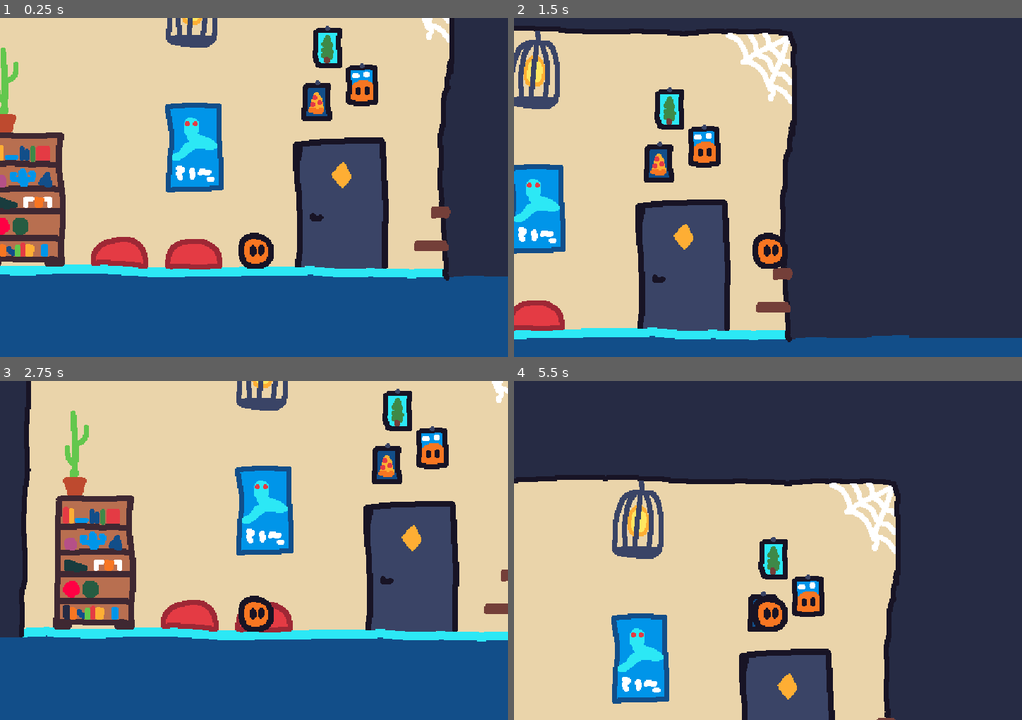
Above: before the commit, frames 1-4 (two rows, left to right).
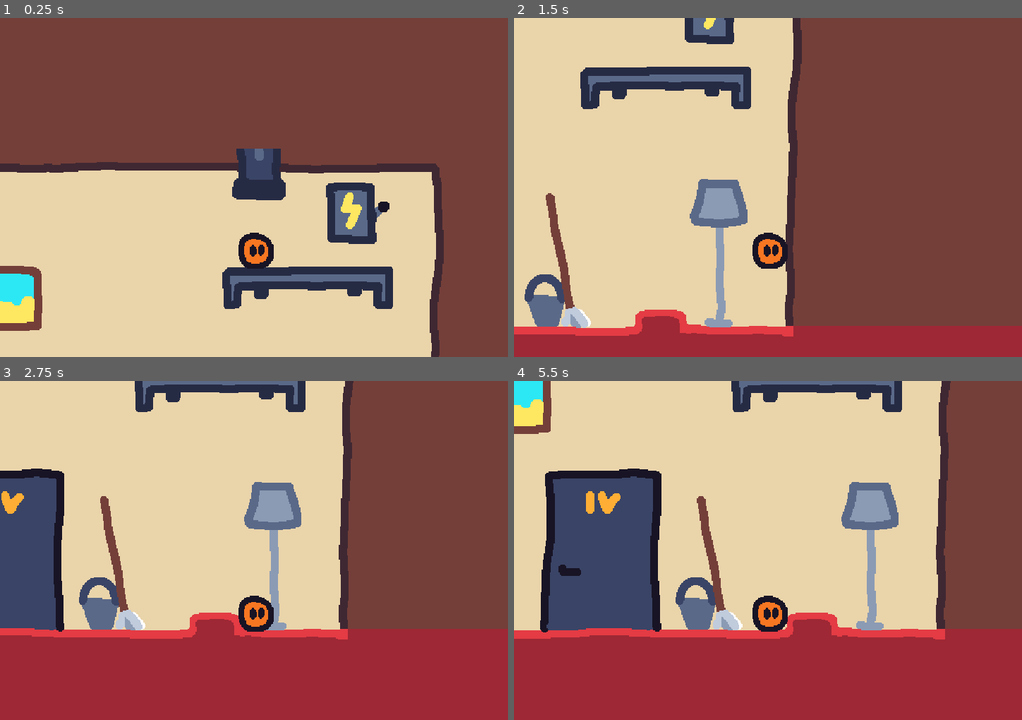
Above: after the commit, the same moments.

Repository: Jinrty/beest
Game: Godot game, scene res://main.tscn
Two runs of this game, one before a commit and one after it. Both use one fixed random seed, a clock stepped at 60 frames per second and the inputs below. The engine's default icon, where the game draws it, is replaced by a stand-in: a white triangle on a blue panel in a dark square.
Inputs (mouse positions are in pixels of both pictures, inside the frame that each line leads up to):
- Up to frame 1 (0.25 s): no input
- Up to frame 2 (1.5 s): tap Enter at 0.5 s; move the mouse to (879, 170) at 0.52 s; hold D (move_right) from 0.53 s (still down); tap E (interact) at 0.6 s; click (879, 170) at 0.67 s; tap Space (jump) at 0.77 s; move the mouse to (666, 204) at 1.27 s; tap Alt at 1.35 s
- Up to frame 3 (2.75 s): tap Space (jump) at 1.52 s; move the mouse to (304, 475) at 2.02 s; release D (move_right) at 2.03 s; hold Left (move_left) from 2.03 s (still down); tap Shift at 2.1 s
- Up to frame 4 (5.5 s): move the mouse to (742, 618) at 2.77 s; release Left (move_left) at 2.78 s; hold D (move_right) 2.78-4.28 s; tap E (interact) at 2.85, 5.1 s; click (742, 618) at 2.92 s; tap Space (jump) at 3.02, 3.77, 4.52 s; move the mouse to (920, 601) at 3.52 s; tap Alt at 3.6 s; move the mouse to (615, 499) at 4.27 s; hold Left (move_left) 4.28-5.03 s; tap Shift at 4.35 s; move the mouse to (793, 550) at 5.02 s; hold D (move_right) from 5.03 s (still down); click (793, 550) at 5.17 s

The runs differ from the first frame. In frame 1, 87% of the frame differs, in the area x 0-100%, y 0-100%; in frame 2, 73%; in frame 3, 70%; in frame 4, 81%.

Commit message:
first part of corridor
- made sprites and room for corridor
- connected doors with player room
- got feedback from friends
- I desire hackaton

Diff:
--- a/cushion.tscn
+++ b/cushion.tscn
@@ -1,7 +1,7 @@
 [gd_scene load_steps=4 format=3 uid="uid://dmdofi7dxaihn"]
 
 [ext_resource type="Script" path="res://cushion.gd" id="1_aqdmm"]
-[ext_resource type="Texture2D" uid="uid://dlwk138s1m2rl" path="res://sprites/cushion.png" id="1_mm5qi"]
+[ext_resource type="Texture2D" uid="uid://dlwk138s1m2rl" path="res://sprites/player room/cushion.png" id="1_mm5qi"]
 
 [sub_resource type="CapsuleShape2D" id="CapsuleShape2D_dru4l"]
 radius = 5.99998
--- a/main.tscn
+++ b/main.tscn
@@ -1,37 +1,44 @@
-[gd_scene load_steps=26 format=3 uid="uid://4tt01l71fff2"]
+[gd_scene load_steps=44 format=3 uid="uid://4tt01l71fff2"]
 
 [ext_resource type="PackedScene" uid="uid://dpmnucvcojqt1" path="res://player.tscn" id="1_duym8"]
 [ext_resource type="PackedScene" uid="uid://ddumcdtfamlhq" path="res://door.tscn" id="3_0pimg"]
-[ext_resource type="Texture2D" uid="uid://doldxrpmy7b6b" path="res://sprites/background.png" id="4_6m1m1"]
+[ext_resource type="Texture2D" uid="uid://doldxrpmy7b6b" path="res://sprites/player room/background.png" id="4_6m1m1"]
 [ext_resource type="PackedScene" uid="uid://dmdofi7dxaihn" path="res://cushion.tscn" id="4_iivt3"]
-[ext_resource type="Texture2D" uid="uid://djsuje4wtq45m" path="res://sprites/cushion2.png" id="6_7f6dn"]
-[ext_resource type="Texture2D" uid="uid://dc1lv011jvcqe" path="res://sprites/cobweb.png" id="6_jjv4q"]
-[ext_resource type="Texture2D" uid="uid://bp1v2kmi5acui" path="res://sprites/shelf.png" id="8_e6ipg"]
-[ext_resource type="Texture2D" uid="uid://0cuhvfy4lpev" path="res://sprites/cactus.png" id="8_owp5f"]
-[ext_resource type="Texture2D" uid="uid://cfg4oa1jtnmed" path="res://sprites/snake-poster.png" id="9_f0oty"]
-[ext_resource type="Texture2D" uid="uid://1nex33t23a5r" path="res://sprites/posters.png" id="10_fonkk"]
-[ext_resource type="Texture2D" uid="uid://d1oq0kxgadncg" path="res://sprites/not-sure.png" id="11_m3bmn"]
-[ext_resource type="Texture2D" uid="uid://dluqb2am15ejn" path="res://sprites/lamp.png" id="12_kyhnx"]
-[ext_resource type="Texture2D" uid="uid://b3oilsvl1us7v" path="res://sprites/door.png" id="13_efbsc"]
-[ext_resource type="Texture2D" uid="uid://rs3sayxhrx5i" path="res://icon.svg" id="14_10pbg"]
+[ext_resource type="Texture2D" uid="uid://djsuje4wtq45m" path="res://sprites/player room/cushion2.png" id="6_7f6dn"]
+[ext_resource type="Texture2D" uid="uid://dc1lv011jvcqe" path="res://sprites/player room/cobweb.png" id="6_jjv4q"]
+[ext_resource type="Texture2D" uid="uid://bp1v2kmi5acui" path="res://sprites/player room/shelf.png" id="8_e6ipg"]
+[ext_resource type="Texture2D" uid="uid://0cuhvfy4lpev" path="res://sprites/player room/cactus.png" id="8_owp5f"]
+[ext_resource type="Texture2D" uid="uid://cfg4oa1jtnmed" path="res://sprites/player room/snake-poster.png" id="9_f0oty"]
+[ext_resource type="Texture2D" uid="uid://1nex33t23a5r" path="res://sprites/player room/posters.png" id="10_fonkk"]
+[ext_resource type="Texture2D" uid="uid://d1oq0kxgadncg" path="res://sprites/player room/not-sure.png" id="11_m3bmn"]
+[ext_resource type="Texture2D" uid="uid://dluqb2am15ejn" path="res://sprites/player room/lamp.png" id="12_kyhnx"]
+[ext_resource type="Texture2D" uid="uid://b3oilsvl1us7v" path="res://sprites/player room/door.png" id="13_efbsc"]
+[ext_resource type="Texture2D" uid="uid://cka4bqyjw4gwk" path="res://sprites/corridor/background.png" id="15_52vq5"]
 [ext_resource type="PackedScene" uid="uid://c8pogrne27kl2" path="res://solid_decoration.tscn" id="15_wj710"]
-
-[sub_resource type="RectangleShape2D" id="RectangleShape2D_wj1xv"]
+[ext_resource type="Texture2D" uid="uid://dyc0533ntolc8" path="res://sprites/corridor/pictures.png" id="17_qujqe"]
+[ext_resource type="Texture2D" uid="uid://cjv322i2d32cm" path="res://sprites/corridor/box.png" id="18_oovdx"]
+[ext_resource type="Texture2D" uid="uid://dvbhkeli6u6cg" path="res://sprites/corridor/electrical_box.png" id="19_aduyn"]
+[ext_resource type="Texture2D" uid="uid://cmirs32gucl0f" path="res://sprites/corridor/mop.png" id="19_t0sya"]
+[ext_resource type="Texture2D" uid="uid://b35pdji4g7ijl" path="res://sprites/corridor/bucket.png" id="20_fk75h"]
+[ext_resource type="Texture2D" uid="uid://b1gomlpjqbqpo" path="res://sprites/corridor/metal_shelf.png" id="20_t6wsm"]
+[ext_resource type="Texture2D" uid="uid://upgdjuffhq17" path="res://sprites/corridor/stand_lamp.png" id="23_qbl3y"]
+[ext_resource type="Texture2D" uid="uid://m0g45imgbltd" path="res://sprites/corridor/pipe.png" id="24_sg2br"]
+[ext_resource type="Texture2D" uid="uid://dd051de7xipnu" path="res://sprites/corridor/door.png" id="25_jl1h0"]
+
+[sub_resource type="RectangleShape2D" id="RectangleShape2D_3kfsn"]
 size = Vector2(79, 135)
 
-[sub_resource type="RectangleShape2D" id="RectangleShape2D_hppug"]
+[sub_resource type="RectangleShape2D" id="RectangleShape2D_fj3bj"]
 size = Vector2(35, 11)
 
-[sub_resource type="RectangleShape2D" id="RectangleShape2D_41dj0"]
+[sub_resource type="RectangleShape2D" id="RectangleShape2D_peh8c"]
 size = Vector2(20, 11.5)
 
-[sub_resource type="RectangleShape2D" id="RectangleShape2D_1wed3"]
+[sub_resource type="RectangleShape2D" id="RectangleShape2D_yx0k4"]
 size = Vector2(44, 67)
 
-[sub_resource type="RectangleShape2D" id="RectangleShape2D_2r3ht"]
+[sub_resource type="RectangleShape2D" id="RectangleShape2D_mbfla"]
 size = Vector2(169.221, 234.305)
-
-[sub_resource type="RectangleShape2D" id="RectangleShape2D_h6frh"]
 
 [sub_resource type="RectangleShape2D" id="RectangleShape2D_ropw1"]
 size = Vector2(499, 20)
@@ -44,6 +51,36 @@
 
 [sub_resource type="RectangleShape2D" id="RectangleShape2D_eg3hh"]
 size = Vector2(14.5, 337)
+
+[sub_resource type="RectangleShape2D" id="RectangleShape2D_o1ks4"]
+size = Vector2(61.1875, 74)
+
+[sub_resource type="RectangleShape2D" id="RectangleShape2D_n8rh6"]
+size = Vector2(171, 40)
+
+[sub_resource type="RectangleShape2D" id="RectangleShape2D_a0ccd"]
+size = Vector2(42, 39)
+
+[sub_resource type="RectangleShape2D" id="RectangleShape2D_uvv6s"]
+size = Vector2(43, 51)
+
+[sub_resource type="RectangleShape2D" id="RectangleShape2D_1irq2"]
+size = Vector2(219.118, 273.356)
+
+[sub_resource type="RectangleShape2D" id="RectangleShape2D_tlhgs"]
+size = Vector2(122.5, 20)
+
+[sub_resource type="RectangleShape2D" id="RectangleShape2D_dsbdn"]
+size = Vector2(23, 388)
+
+[sub_resource type="RectangleShape2D" id="RectangleShape2D_vdsld"]
+size = Vector2(710, 20)
+
+[sub_resource type="RectangleShape2D" id="RectangleShape2D_svtcq"]
+size = Vector2(48, 22)
+
+[sub_resource type="RectangleShape2D" id="RectangleShape2D_cejtn"]
+size = Vector2(593, 20)
 
 [node name="Main" type="Node2D"]
 
@@ -162,8 +199,8 @@
 texture = ExtResource("6_7f6dn")
 
 [node name="Door player inside" parent="Player_room/Funky" node_paths=PackedStringArray("where") instance=ExtResource("3_0pimg")]
-position = Vector2(266, 173)
-where = NodePath("../Door player corridor")
+position = Vector2(266, 174)
+where = NodePath("../../../Corridor_end/Funky/Door player coridor")
 sprite = ExtResource("13_efbsc")
 
 [node name="Sprite2D" parent="Player_room/Funky/Door player inside" index="0"]
@@ -171,19 +208,7 @@
 
 [node name="CollisionShape2D" parent="Player_room/Funky/Door player inside" index="1"]
 position = Vector2(2.17041, 19.5255)
-shape = SubResource("RectangleShape2D_2r3ht")
-
-[node name="Door player corridor" parent="Player_room/Funky" node_paths=PackedStringArray("where") instance=ExtResource("3_0pimg")]
-position = Vector2(326, -337)
-where = NodePath("../Door player inside")
-sprite = ExtResource("14_10pbg")
-
-[node name="Sprite2D" parent="Player_room/Funky/Door player corridor" index="0"]
-position = Vector2(-7.62939e-06, 3.8147e-06)
-texture = ExtResource("14_10pbg")
-
-[node name="CollisionShape2D" parent="Player_room/Funky/Door player corridor" index="1"]
-shape = SubResource("RectangleShape2D_h6frh")
+shape = SubResource("RectangleShape2D_mbfla")
 
 [node name="Walls" type="StaticBody2D" parent="Player_room"]
 
@@ -203,9 +228,147 @@
 position = Vector2(-130.25, 85.5)
 shape = SubResource("RectangleShape2D_eg3hh")
 
+[node name="Corridor_end" type="Node2D" parent="."]
+position = Vector2(-373, 2082)
+
+[node name="Node2D" type="Node2D" parent="Corridor_end"]
+
+[node name="ColorRect" type="ColorRect" parent="Corridor_end/Node2D"]
+offset_left = 1851.0
+offset_top = -1121.0
+offset_right = 2157.0
+offset_bottom = -709.0
+color = Color(0.454902, 0.247059, 0.223529, 1)
+
+[node name="ColorRect2" type="ColorRect" parent="Corridor_end/Node2D"]
+offset_left = 1128.0
+offset_top = -1238.0
+offset_right = 2159.0
+offset_bottom = -1090.0
+color = Color(0.454902, 0.247059, 0.223529, 1)
+
+[node name="ColorRect3" type="ColorRect" parent="Corridor_end/Node2D"]
+offset_left = 1088.0
+offset_top = -709.0
+offset_right = 2158.0
+offset_bottom = -558.0
+color = Color(0.619608, 0.156863, 0.207843, 1)
+
+[node name="Background" type="Sprite2D" parent="Corridor_end"]
+position = Vector2(1492, -850)
+texture = ExtResource("15_52vq5")
+
+[node name="quick fix" type="ColorRect" parent="Corridor_end"]
+offset_left = 1838.0
+offset_top = -709.0
+offset_right = 1878.0
+offset_bottom = -669.0
+color = Color(0.619608, 0.156863, 0.207843, 1)
+
+[node name="Decorations" type="Node2D" parent="Corridor_end"]
+
+[node name="Pictures" type="Sprite2D" parent="Corridor_end/Decorations"]
+position = Vector2(1312, -902)
+texture = ExtResource("17_qujqe")
+
+[node name="ElectricalBox" type="Sprite2D" parent="Corridor_end/Decorations"]
+position = Vector2(1759, -1022)
+texture = ExtResource("19_aduyn")
+
+[node name="Mop" type="Sprite2D" parent="Corridor_end/Decorations"]
+position = Vector2(1602, -771)
+texture = ExtResource("19_t0sya")
+
+[node name="Bucket" type="Sprite2D" parent="Corridor_end/Decorations"]
+position = Vector2(1599, -735)
+texture = ExtResource("20_fk75h")
+
+[node name="Solid Decorations" type="Node2D" parent="Corridor_end"]
+
+[node name="Box" parent="Corridor_end/Solid Decorations" instance=ExtResource("15_wj710")]
+position = Vector2(1222, -737)
+sprite = ExtResource("18_oovdx")
+
+[node name="Sprite2D" parent="Corridor_end/Solid Decorations/Box" index="0"]
+texture = ExtResource("18_oovdx")
+
+[node name="CollisionShape2D" parent="Corridor_end/Solid Decorations/Box" index="1"]
+position = Vector2(-3.59375, -2)
+shape = SubResource("RectangleShape2D_o1ks4")
+
+[node name="metal shelf" parent="Corridor_end/Solid Decorations" instance=ExtResource("15_wj710")]
+position = Vector2(1712, -947)
+sprite = ExtResource("20_t6wsm")
+
+[node name="Sprite2D" parent="Corridor_end/Solid Decorations/metal shelf" index="0"]
+texture = ExtResource("20_t6wsm")
+
+[node name="CollisionShape2D" parent="Corridor_end/Solid Decorations/metal shelf" index="1"]
+position = Vector2(-3.5, -2)
+shape = SubResource("RectangleShape2D_n8rh6")
+
+[node name="Lamp" parent="Corridor_end/Solid Decorations" instance=ExtResource("15_wj710")]
+position = Vector2(1761, -783)
+sprite = ExtResource("23_qbl3y")
+
+[node name="Sprite2D" parent="Corridor_end/Solid Decorations/Lamp" index="0"]
+texture = ExtResource("23_qbl3y")
+
+[node name="CollisionShape2D" parent="Corridor_end/Solid Decorations/Lamp" index="1"]
+position = Vector2(1, -50.5)
+shape = SubResource("RectangleShape2D_a0ccd")
+
+[node name="Solid Decoration" parent="Corridor_end/Solid Decorations" instance=ExtResource("15_wj710")]
+position = Vector2(1659, -1059)
+sprite = ExtResource("24_sg2br")
+
+[node name="Sprite2D" parent="Corridor_end/Solid Decorations/Solid Decoration" index="0"]
+texture = ExtResource("24_sg2br")
+
+[node name="CollisionShape2D" parent="Corridor_end/Solid Decorations/Solid Decoration" index="1"]
+position = Vector2(0.5, -5.5)
+shape = SubResource("RectangleShape2D_uvv6s")
+
+[node name="Funky" type="Node2D" parent="Corridor_end"]
+
+[node name="Door player coridor" parent="Corridor_end/Funky" node_paths=PackedStringArray("where") instance=ExtResource("3_0pimg")]
+position = Vector2(1491, -787)
+where = NodePath("../../../Player_room/Funky/Door player inside")
+sprite = ExtResource("25_jl1h0")
+
+[node name="Sprite2D" parent="Corridor_end/Funky/Door player coridor" index="0"]
+texture = ExtResource("25_jl1h0")
+
+[node name="CollisionShape2D" parent="Corridor_end/Funky/Door player coridor" index="1"]
+position = Vector2(1.08472, 30.3728)
+shape = SubResource("RectangleShape2D_1irq2")
+
+[node name="StaticBody2D" type="StaticBody2D" parent="Corridor_end"]
+position = Vector2(1127, -693)
+
+[node name="CollisionShape2D" type="CollisionShape2D" parent="Corridor_end/StaticBody2D"]
+position = Vector2(66.75, 0)
+shape = SubResource("RectangleShape2D_tlhgs")
+
+[node name="CollisionShape2D2" type="CollisionShape2D" parent="Corridor_end/StaticBody2D"]
+position = Vector2(716.5, -202)
+shape = SubResource("RectangleShape2D_dsbdn")
+
+[node name="CollisionShape2D3" type="CollisionShape2D" parent="Corridor_end/StaticBody2D"]
+position = Vector2(359, -387)
+shape = SubResource("RectangleShape2D_vdsld")
+
+[node name="CollisionShape2D4" type="CollisionShape2D" parent="Corridor_end/StaticBody2D"]
+position = Vector2(576, -19)
+shape = SubResource("RectangleShape2D_svtcq")
+
+[node name="CollisionShape2D5" type="CollisionShape2D" parent="Corridor_end/StaticBody2D"]
+position = Vector2(424.5, -3)
+shape = SubResource("RectangleShape2D_cejtn")
+
 [node name="Player" parent="." instance=ExtResource("1_duym8")]
 z_index = 1
-position = Vector2(1219, 417)
+position = Vector2(1281, 1090)
 
 [node name="Camera2D" type="Camera2D" parent="Player"]
 position = Vector2(0, -61)
@@ -222,4 +385,8 @@
 [editable path="Player_room/Funky/Cushion"]
 [editable path="Player_room/Funky/Cushion2"]
 [editable path="Player_room/Funky/Door player inside"]
-[editable path="Player_room/Funky/Door player corridor"]
+[editable path="Corridor_end/Solid Decorations/Box"]
+[editable path="Corridor_end/Solid Decorations/metal shelf"]
+[editable path="Corridor_end/Solid Decorations/Lamp"]
+[editable path="Corridor_end/Solid Decorations/Solid Decoration"]
+[editable path="Corridor_end/Funky/Door player coridor"]
--- a/player.tscn
+++ b/player.tscn
@@ -1,7 +1,7 @@
 [gd_scene load_steps=5 format=3 uid="uid://dpmnucvcojqt1"]
 
 [ext_resource type="Script" path="res://player.gd" id="1_rgbci"]
-[ext_resource type="Texture2D" uid="uid://gnv2kn40i8i3" path="res://sprites/player.png" id="2_kq8xo"]
+[ext_resource type="Texture2D" uid="uid://gnv2kn40i8i3" path="res://sprites/player room/player.png" id="2_kq8xo"]
 
 [sub_resource type="SpriteFrames" id="SpriteFrames_swla6"]
 animations = [{
Not shown: 2 places in door.tscn that only renumber resources
Not shown: 4 places in main.tscn that only renumber resources
Not shown: 2 places in solid_decoration.tscn that only renumber resources
Binary file added: sprites/corridor/background.png
Not shown, added: sprites/corridor/background.png.import
Binary file added: sprites/corridor/box.png
Not shown, changed: sprites/corridor/box.png.import
Binary file added: sprites/corridor/bucket.png
Not shown, changed: sprites/corridor/bucket.png.import
Binary file added: sprites/corridor/corridor1.png
Not shown, added: sprites/corridor/corridor1.png.import
Binary file added: sprites/corridor/door.png
(and 39 more such lines)
